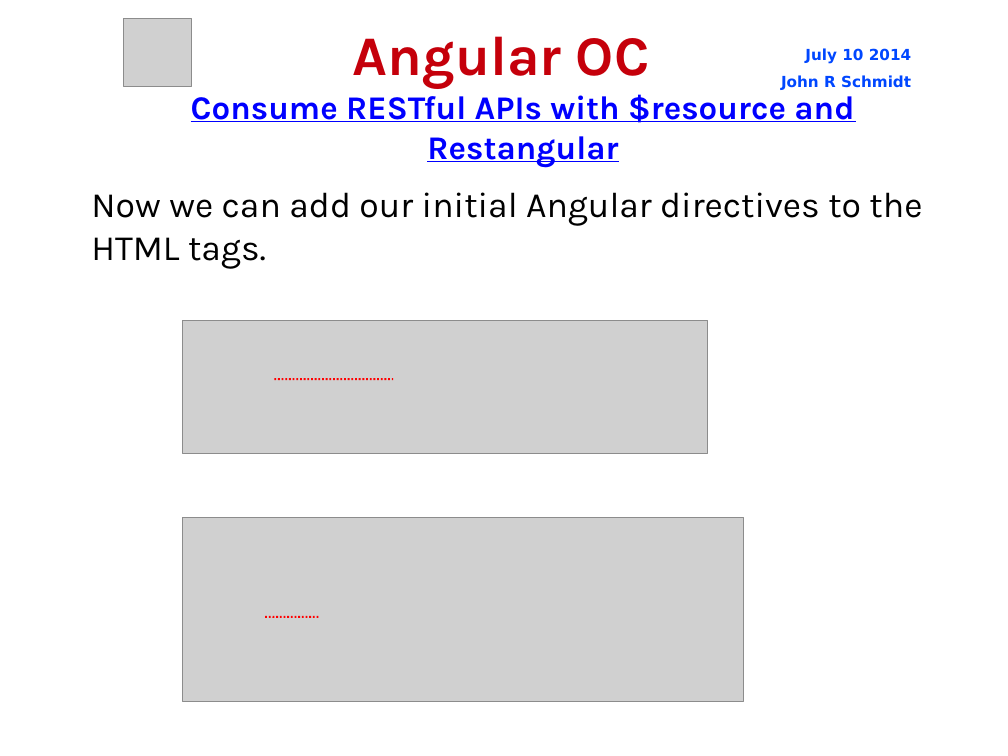
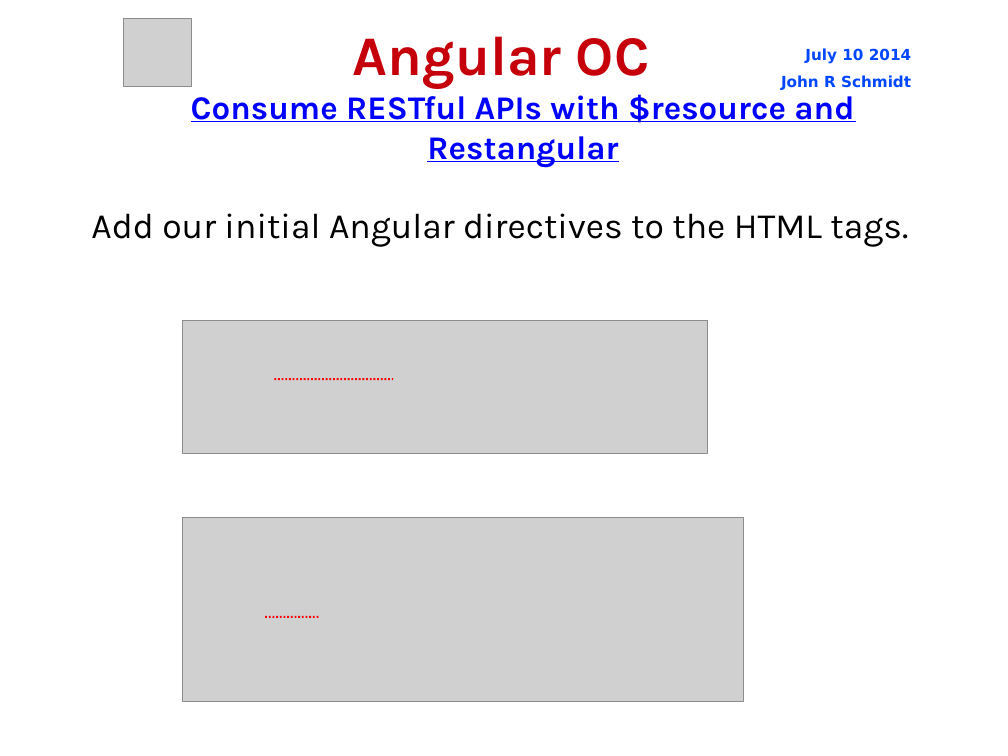
Before and after one commit to jrschmidt/fifa-angular-rest-demo, a slide deck: slide 17 of fifa.odp. Drawn at 1008x756 pixels with LibreOffice and Linux fonts; fonts in the diff are those of the drawing; grey boxes stand for pictures; background and template pictures are left out. Boxes give left, top, right and bottom in pixels: in the first picture for what was removed or moved away, otherwise in the second. Text is boxed around its words. In the diff, an @@ line names an element or a change of style, - is before the commit and + after.

Commit message:
update the presentation

```diff
--- a/fifa.odp
+++ b/fifa.odp
@@ subtitle at [91,213,908,247]: text changed @@
-Now we can add our initial Angular directives to the HTML tags.
+Add our initial Angular directives to the HTML tags.
```
Also in this commit, not shown: 3 other slides changed.
